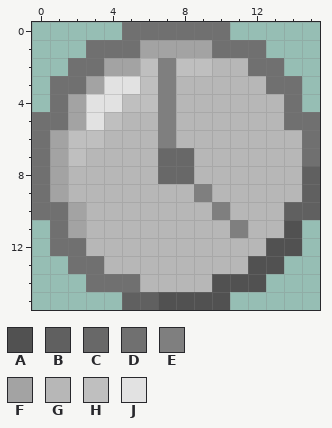
File history of a pixel-art sprite, build/icon.png. That is the earlier state.
The file is 256x256 pixels, drawn in blocks of 16x16; one block is one cell here. Colours within 5 levels of each other are drawn and written as one.
Palette (. is transparent): A #515151  B #606060  C #686868  D #707070  E #7f7f7f  F #a3a3a3  G #b7b7b7  H #bfbfbf  J #e2e2e2
And afterwards:
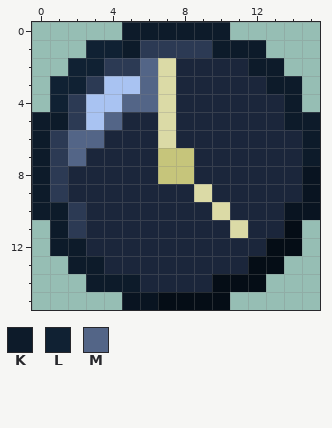
Colours new in this view: K #0d1b2a  L #102133  M #536587
Diff:
@@ palette @@
-A #515151
+A #050d16
-B #606060
+B #091421
-C #686868
+C #c6c57b
-E #7f7f7f
+E #dbdaa6
-F #a3a3a3
+F #2c3a54
-G #b7b7b7
+G #1b263b
-J #e2e2e2
+J #a9c3f2
@@ x 0..15 @@
- 0 .....DDDDDD.....
- 1 ...DDDFFFFDDD...
- 2 ..DDFFHEHHGGDD..
- 3 .DDFJJHEGGGGGDD.
- 4 .DFJJHHEGGGGGGD.
- 5 DDFJHGGEGGGGGGDD
- 6 DFHHGGGEGGGGGGGD
- 7 DFHGGGGCCGGGGGGD
- 8 DFGGGGGCCGGGGGGB
- 9 DFGGGGGGGEGGGGGB
-10 DDFGGGGGGGEGGGBB
-11 .DFGGGGGGGGEGGA.
-12 .DDGGGGGGGGGGAA.
-13 ..DDGGGGGGGGAA..
-14 ...DDDGGGGAAA...
+ 0 .....KKKKKK.....
+ 1 ...LLKFFFFKKK...
+ 2 ..LLFFMEGGGGKK..
+ 3 .LLFJJMEGGGGGKK.
+ 4 .LFJJMMEGGGGGGK.
+ 5 KKFJMGGEGGGGGGKK
+ 6 KFMMGGGEGGGGGGGK
+ 7 KFMGGGGCCGGGGGGK
+ 8 KFGGGGGCCGGGGGGB
+ 9 KFGGGGGGGEGGGGGB
+10 KKFGGGGGGGEGGGBB
+11 .KFGGGGGGGGEGGA.
+12 .KKGGGGGGGGGGAA.
+13 ..KKGGGGGGGGAA..
+14 ...KKKGGGGAAA...
 15 .....BBAAAA.....
Changed places in both pictures, as pixel boxes (x1, y1, x2, y2):
changed: (32, 22, 320, 310)
